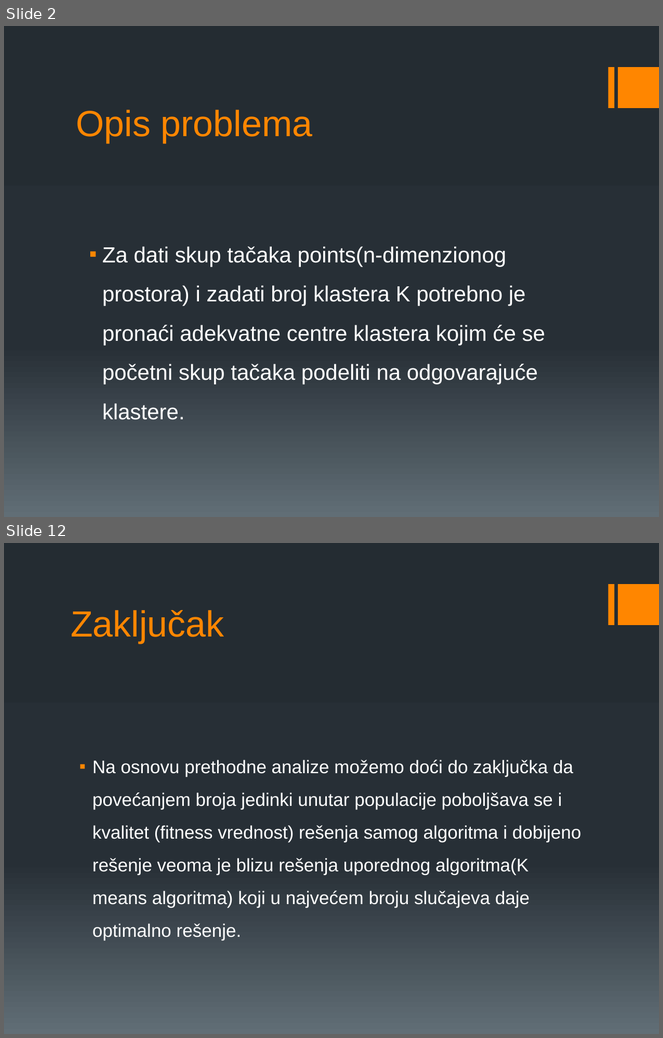
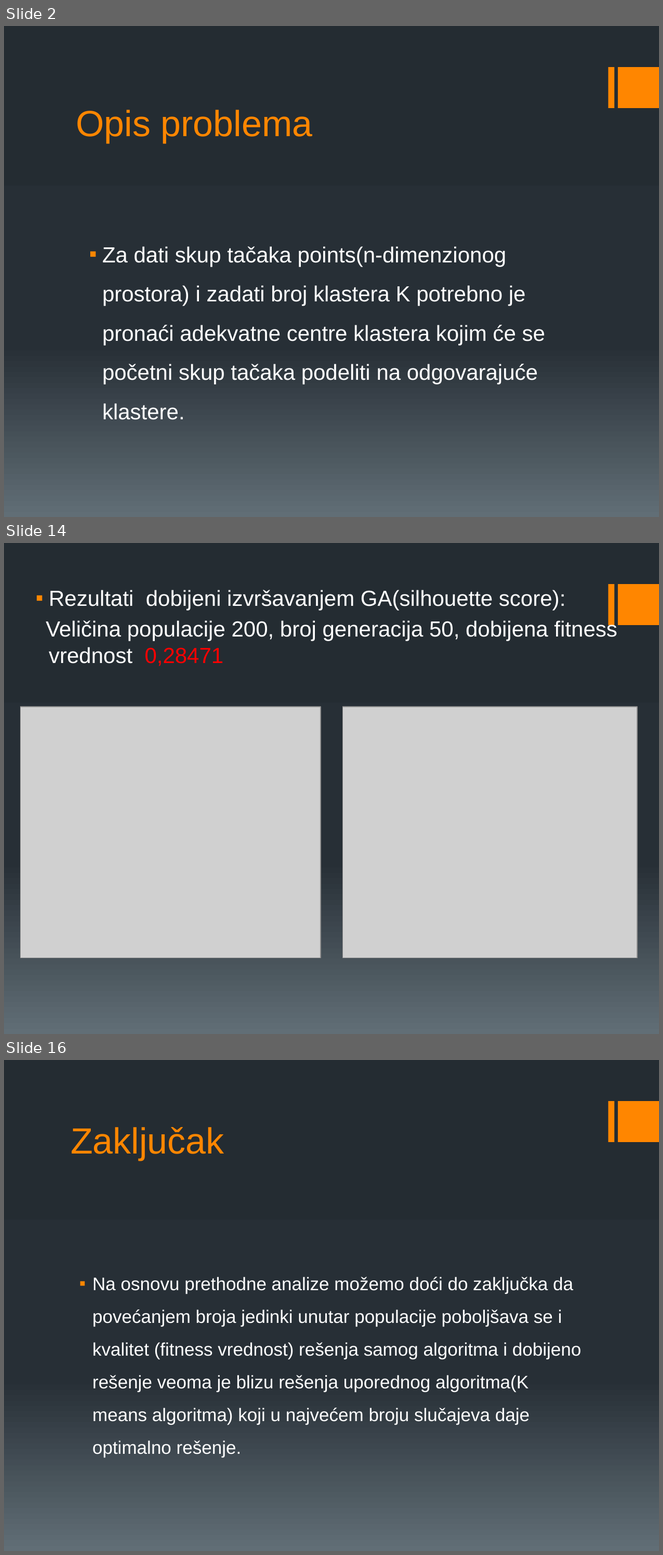
Before and after one commit to erminskrijelj/RI_projekat, a slide deck: Documentations/GA.pptx. Shown one above the other, each under a label of ours: slides 2 and 12 before the commit, slides 2, 14 and 16 after it; the slides between them are not shown. The pictures are 663x1038 and 663x1555 pixels, drawn with LibreOffice and Linux fonts; fonts in the diff are those of the drawing; grey boxes stand for pictures. Boxes give left, top, right and bottom in pixels: in the first picture for what was removed or moved away, otherwise in the second. Text is boxed around its words. In the diff, an @@ line names an element or a change of style, - is before the commit and + after.

```diff
--- a/Documentations/GA.pptx
+++ b/Documentations/GA.pptx
@@ slide 14 added at (x1=4, y1=543, x2=659, y2=1034), background gradient #242C33 to #273037 to #636D76; not listed: 2 template elements that a slide beside it also shows @@
@@ text added at (x1=46, y1=590, x2=617, y2=666), 24 pt, text #FFFFFF @@
+▪ Rezultati dobijeni izvršavanjem GA(silhouette score):
+Veličina populacije 200, broj generacija 50, dobijena fitness vrednost 0,28471
@@ picture added at (x1=21, y1=707, x2=321, y2=958) @@
@@ picture added at (x1=343, y1=707, x2=637, y2=958) @@
@@ what was slide 12 is now slide 16 @@
```
Also in this commit, not shown: 6 slides changed, 6 other slides added, 3 slides removed, 4 other files.
